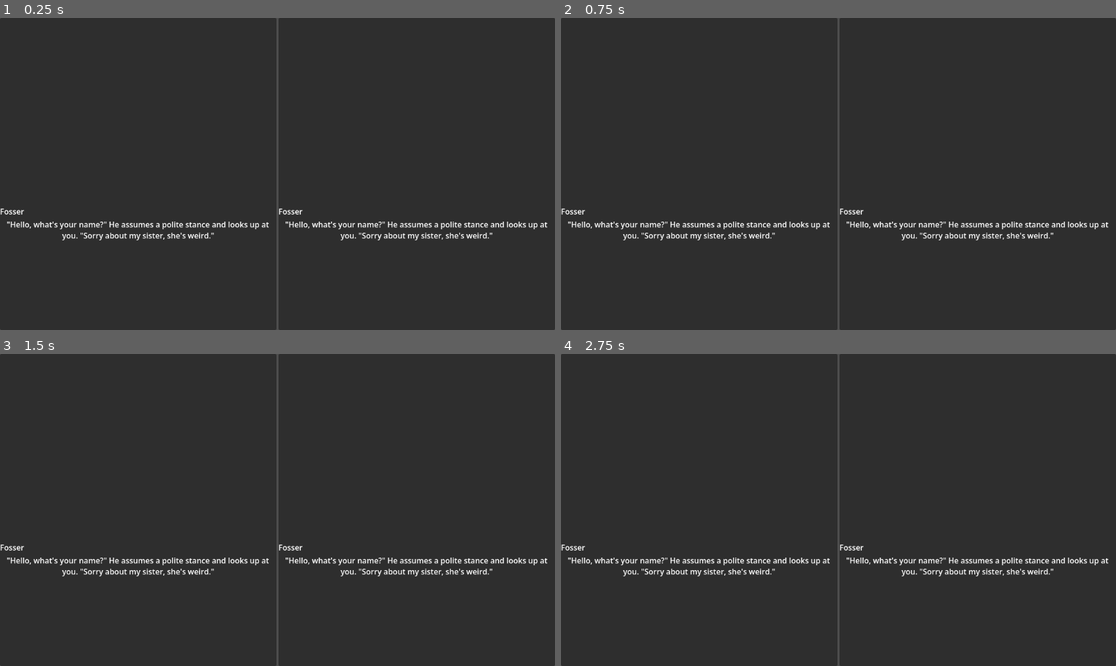
Above: before the commit, frames 1-4 (two rows, left to right).
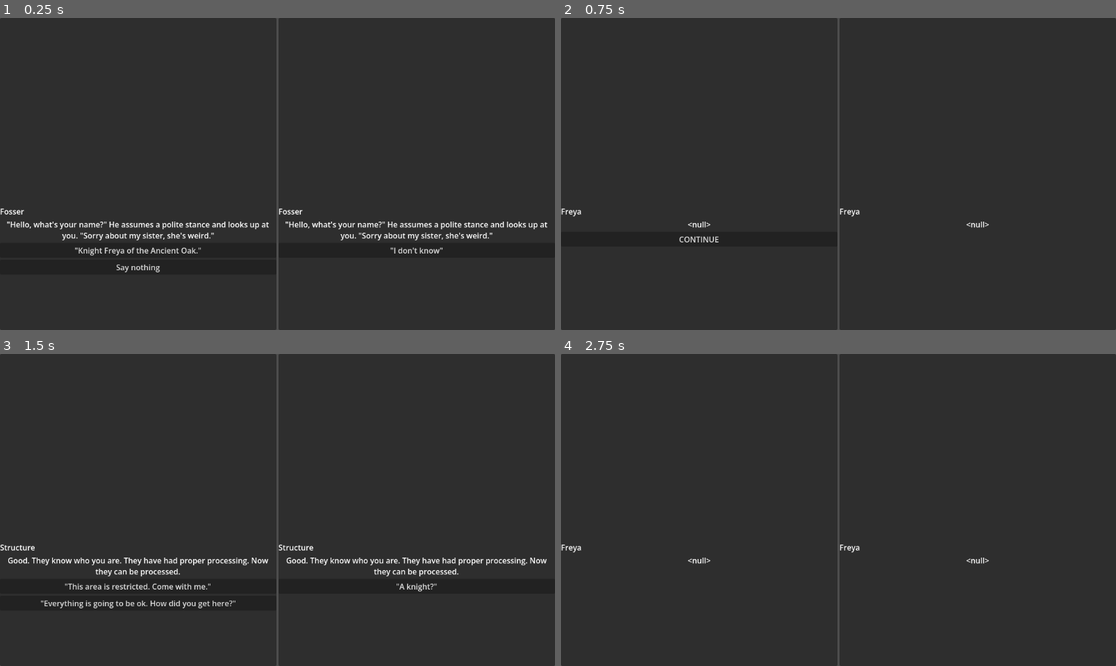
Above: after the commit, the same moments.

Repository: Roboticy3/Louder
Game: Godot game, scene res://proto_simulator/proto_simulator_wrapper.tscn
Same seed, same stepped clock (60 frames per second), same inputs: the game is played once before the commit and once after it. This scene is started directly instead of the project's main scene.
Inputs (mouse positions are in pixels of both pictures, inside the frame that each line leads up to):
- Up to frame 1 (0.25 s): no input
- Up to frame 2 (0.75 s): click (699, 248) at 0.5 s, where only the run after the commit has a clickable "'Knight Freya of the Ancient …"
- Up to frame 3 (1.5 s): click (138, 575) at 1.25 s, where only the run after the commit has a clickable "CONTINUE"
- Up to frame 4 (2.75 s): click (699, 584) at 2 s, where only the run after the commit has a clickable "'This area is restricted. Com…"

The runs differ from the first frame. In frame 1, 0.4% of the frame differs, in the area x 13-80%, y 73-82%; in frame 2, 1.6%; in frame 3, 2.5%, in the area x 0-99%, y 61-82%; in frame 4, 1.6%.

Commit message:
implemented first synchronous multiplayer rule

Diff:
--- a/editor/demos/speakers/test.json
+++ b/editor/demos/speakers/test.json
@@ -1,32 +1,178 @@
 [
 	{
-		"color": "ff0000ff",
-		"conversation_id": "0",
-		"position_offset:x": "-511.331909179688",
-		"position_offset:y": "-14.78235912323",
+		"color": "ffffffff",
+		"conversation_id": "6",
+		"npc": false,
+		"position_offset:x": "21.9446563720703",
+		"position_offset:y": "-108.527931213379",
+		"private": true,
 		"relationships": [],
+		"speaker": "Heart",
 		"type": "speaker"
 	},
 	{
-		"color": "0e00ffff",
-		"conversation_id": "1",
-		"position_offset:x": "64.4255981445313",
-		"position_offset:y": "-152.964157104492",
+		"color": "ffffffff",
+		"conversation_id": "7",
+		"npc": false,
+		"position_offset:x": "20.0",
+		"position_offset:y": "80.0",
+		"private": true,
 		"relationships": [],
+		"speaker": "Stars",
 		"type": "speaker"
 	},
 	{
-		"color": "00ff34ff",
-		"conversation_id": "2",
-		"position_offset:x": "-215.48112487793",
-		"position_offset:y": "231.464706420898",
+		"color": "ffffffff",
+		"conversation_id": "8",
+		"npc": false,
+		"position_offset:x": "20.0",
+		"position_offset:y": "260.0",
+		"private": true,
 		"relationships": [],
+		"speaker": "Planets",
 		"type": "speaker"
 	},
 	{
-		"position:x": "-481.495269775391",
-		"position:y": "-227.344253540039",
+		"color": "ffffffff",
+		"conversation_id": "9",
+		"npc": false,
+		"position_offset:x": "20.0",
+		"position_offset:y": "440.0",
+		"private": true,
+		"relationships": [],
+		"speaker": "Memory",
+		"type": "speaker"
+	},
+	{
+		"color": "ffffffff",
+		"conversation_id": "10",
+		"npc": false,
+		"position_offset:x": "20.0",
+		"position_offset:y": "640.0",
+		"private": true,
+		"relationships": [],
+		"speaker": "Rhythm",
+		"type": "speaker"
+	},
+	{
+		"color": "000000ff",
+		"conversation_id": "11",
+		"npc": true,
+		"position_offset:x": "-660.0",
+		"position_offset:y": "-520.0",
+		"relationships": [],
+		"speaker": "Fosser",
+		"type": "speaker"
+	},
+	{
+		"color": "8a44d6ff",
+		"conversation_id": "12",
+		"npc": false,
+		"position_offset:x": "20.0",
+		"position_offset:y": "-300.0",
+		"relationships": [],
+		"speaker": "Benjamin",
+		"type": "speaker"
+	},
+	{
+		"conversation_id": "13",
+		"position_offset:x": "-640.0",
+		"position_offset:y": "-920.0",
+		"speaker": "Note",
+		"text": "Quick test that npcs can be defined without issue",
+		"type": "hub"
+	},
+	{
+		"color": "ffffffff",
+		"conversation_id": "16",
+		"npc": false,
+		"position_offset:x": "-420.0",
+		"position_offset:y": "640.0",
+		"private": true,
+		"relationships": [],
+		"speaker": "Life",
+		"type": "speaker"
+	},
+	{
+		"color": "ffffffff",
+		"conversation_id": "17",
+		"npc": false,
+		"position_offset:x": "-420.0",
+		"position_offset:y": "440.0",
+		"private": true,
+		"relationships": [],
+		"speaker": "Strategy",
+		"type": "speaker"
+	},
+	{
+		"color": "ffffffff",
+		"conversation_id": "18",
+		"npc": false,
+		"position_offset:x": "-420.0",
+		"position_offset:y": "260.0",
+		"private": true,
+		"relationships": [],
+		"speaker": "Sight",
+		"type": "speaker"
+	},
+	{
+		"color": "ffffffff",
+		"conversation_id": "19",
+		"npc": false,
+		"position_offset:x": "-420.0",
+		"position_offset:y": "80.0",
+		"private": true,
+		"relationships": [],
+		"speaker": "Structure",
+		"type": "speaker"
+	},
+	{
+		"color": "ffffffff",
+		"conversation_id": "20",
+		"npc": false,
+		"position_offset:x": "-420.0",
+		"position_offset:y": "-120.0",
+		"private": true,
+		"relationships": [],
+		"speaker": "Volition",
+		"type": "speaker"
+	},
+	{
+		"color": "f9dcaaff",
+		"conversation_id": "21",
+		"npc": false,
+		"position_offset:x": "-420.0",
+		"position_offset:y": "-300.0",
+		"relationships": [],
+		"speaker": "Freya",
+		"type": "speaker"
+	},
+	{
+		"color": "ffffffff",
+		"conversation_id": "22",
+		"npc": false,
+		"position_offset:x": "20.0",
+		"position_offset:y": "820.0",
+		"private": true,
+		"relationships": [],
+		"speaker": "Future",
+		"type": "speaker"
+	},
+	{
+		"color": "ffffffff",
+		"conversation_id": "23",
+		"npc": false,
+		"position_offset:x": "-420.0",
+		"position_offset:y": "820.0",
+		"private": true,
+		"relationships": [],
+		"speaker": "Death",
+		"type": "speaker"
+	},
+	{
+		"position:x": "-809.001708984375",
+		"position:y": "-209.301544189453",
 		"type": "camera",
-		"zoom": "0.56447374820709"
+		"zoom": "0.90909057855606"
 	}
 ]
--- a/editor/entities/speaker.tscn
+++ b/editor/entities/speaker.tscn
@@ -88,6 +88,13 @@
 text = "Private"
 script = ExtResource("7_soybp")
 
+[node name="npc" type="CheckBox" parent="TextSectionWrapper/HBoxContainer" unique_id=1530881190 groups=["hub_component"]]
+layout_mode = 2
+size_flags_vertical = 4
+theme_override_styles/normal = SubResource("StyleBoxFlat_2sc04")
+text = "Npc"
+script = ExtResource("7_soybp")
+
 [node name="Control" type="Control" parent="TextSectionWrapper/HBoxContainer" unique_id=16546190]
 layout_mode = 2
 size_flags_horizontal = 3
--- a/editor/proto_simulator/proto_simulator_wrapper.tscn
+++ b/editor/proto_simulator/proto_simulator_wrapper.tscn
@@ -43,6 +43,7 @@
 size_flags_horizontal = 3
 simulator = NodePath("../../../../PSSimulator")
 config = NodePath("../../../../PSConfig")
+my_speakers = PackedStringArray("Freya", "Volition", "Structure", "Sight", "Strategy", "Life", "Death")
 
 [node name="Panel2" type="Panel" parent="CanvasLayer/HBoxContainer" unique_id=934824621]
 layout_mode = 2
@@ -53,3 +54,4 @@
 size_flags_horizontal = 3
 simulator = NodePath("../../../../PSSimulator")
 config = NodePath("../../../../PSConfig")
+my_speakers = PackedStringArray("Benjamin", "Heart", "Stars", "Planets", "Memory", "Rhythm", "Future")
--- a/editor/proto_simulator/ps_config.gd
+++ b/editor/proto_simulator/ps_config.gd
@@ -2,7 +2,7 @@
 
 const OBJECT_TYPE := "type"
 const OBJECT_SPEAKER := "speaker"
-const SPEAKER_NAME := "name"
+const SPEAKER_NAME := "speaker"
 
 var speakers_by_name:Dictionary[String, Dictionary]
 
@@ -29,4 +29,8 @@
 
 		match (o.get(OBJECT_TYPE)):
 			OBJECT_SPEAKER:
-				if o.get(SPEAKER_NAME): speakers_by_name[o.get(SPEAKER_NAME)] = o
+				if o.get(SPEAKER_NAME):
+					print("registering speaker ", o.get(SPEAKER_NAME))
+					speakers_by_name[o.get(SPEAKER_NAME)] = o
+
+	print("registered speakers: ", speakers_by_name.keys())
--- a/editor/proto_simulator/ps_conversation_view.gd
+++ b/editor/proto_simulator/ps_conversation_view.gd
@@ -20,6 +20,8 @@
 		update()
 	simulator.ready.connect(update, CONNECT_DEFERRED)
 
+	simulator.choice_made.connect(update, CONNECT_DEFERRED)
+
 func _collect_ui_components(node: Node, components: Array[Node]) -> void:
 	for child in node.get_children():
 		if child.is_in_group("ui_component"):
@@ -41,11 +43,12 @@
 #Asynchronous Multiple Speakers
 #1. Hide choices pointing to speakers not owned in `my_speakers`
 func _filter_valid_speakers(c:Dictionary) -> bool:
-	var h = simulator.get(c["to_id"])
-	if h is Dictionary and h.get("speaker") in my_speakers:
+	var c_speaker := str(simulator.get_property(int(c["to_id"]), "speaker"))
+	if !(c_speaker in config.speakers_by_name):
+		return true
+	if c_speaker in my_speakers:
 		return true
 	return false
 
 func _on_choice_pressed(choice: String) -> void:
-	if simulator.traverse(choice):
-		update()
+	simulator.traverse(choice)
--- a/editor/proto_simulator/ps_simulator.gd
+++ b/editor/proto_simulator/ps_simulator.gd
@@ -51,8 +51,11 @@
 
 	return h.get(HUB_SCHK, false)
 
+func get_property(from_position:int, property:String):
+	return str(conversation.hubs_by_id[from_position].get(property))
+
 func get_current_property(property:String):
-	return str(conversation.hubs_by_id[position].get(property))
+	return get_property(position, property)
 
 func roll_dice() -> int:
 	return (randi() % 6) + (randi() % 6)
@@ -196,6 +199,7 @@
 ## enabled, traversal will continue recursively until a non-auto node is
 ## reached.
 ## If a resulting choice is
+signal choice_made()
 func traverse(choice_text: String, backfill:={}) -> bool:
 	var choice = null
 	for c in conversation.get_connections_from(position):
@@ -212,6 +216,7 @@
 	if w && is_auto():
 		return traverse_index(0)
 
+	choice_made.emit()
 	return w
 
 func traverse_index(i: int, filter=null, backfill:={}) -> bool:
@@ -225,6 +230,7 @@
 	if w && is_auto():
 		return traverse_index(0)
 
+	choice_made.emit()
 	return w
 
 func warp(new_position:=position, backfill:={}) -> bool:
